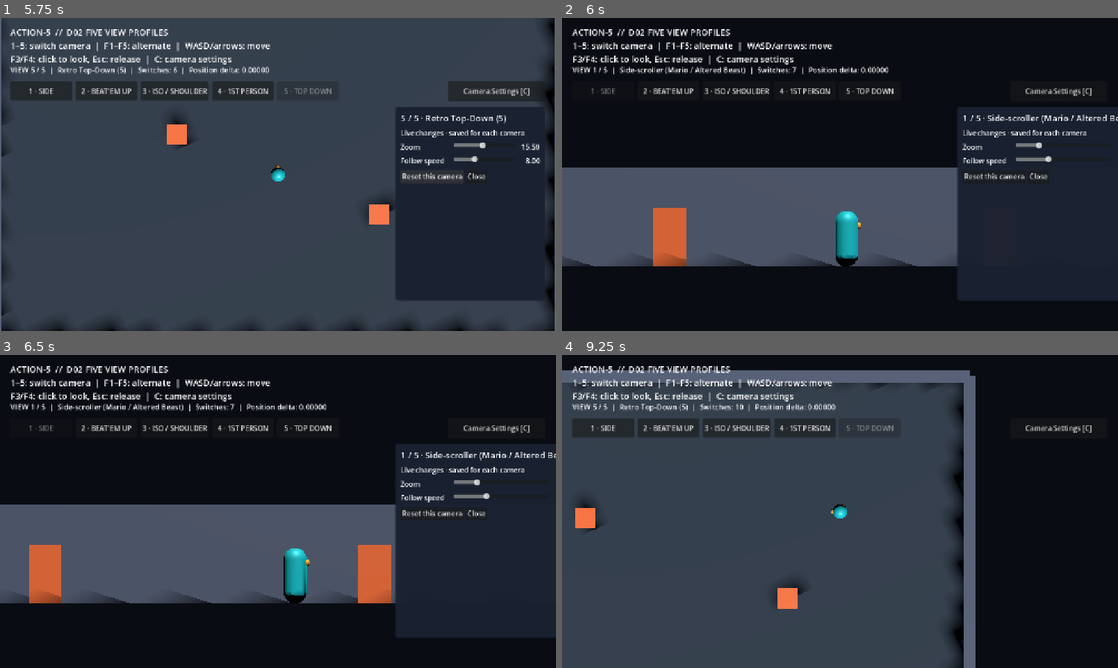
Above: before the commit, frames 1-4 (two rows, left to right).
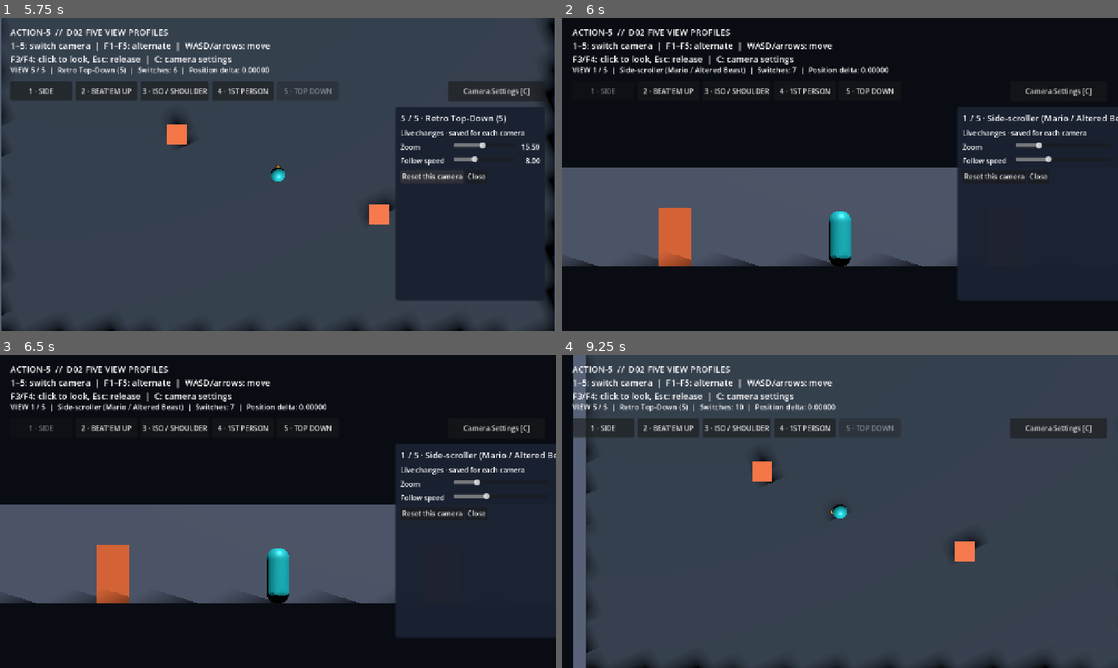
Above: after the commit, the same moments.

Repository: bravado/ACTION-5
Game: Godot game, scene res://demo/main.tscn
Two runs of this game, one before a commit and one after it. Both use one fixed random seed, a clock stepped at 60 frames per second and the inputs below.
Inputs (mouse positions are in pixels of both pictures, inside the frame that each line leads up to):
- Up to frame 1 (5.75 s): click "1 · SIDE" at 0.5 s; click "2 · BEAT'EM UP" at 1.25 s; click "3 · ISO / SHOULDER" at 2 s; click "4 · 1ST PERSON" at 2.75 s; click "5 · TOP DOWN" at 3.5 s; click "Camera Settings [C]" at 4.25 s; click "Reset this camera" at 5 s
- Up to frame 2 (6 s): move the mouse to (962, 158) at 5.77 s; hold D from 5.78 s (still down); tap 1 (view_1) at 5.85 s; click (962, 158) at 5.92 s
- Up to frame 3 (6.5 s): keep holding D
- Up to frame 4 (9.25 s): move the mouse to (728, 527) at 6.52 s; release D at 6.53 s; hold S 6.53-7.28 s; tap one key every 0.75 s from 6.6 s: 3 (view_3) 4 (view_4) 5 (view_5) C; move the mouse to (895, 442) at 7.27 s; hold D 7.28-8.03 s; move the mouse to (812, 574) at 8.02 s; hold W 8.03-8.78 s; click (812, 574) at 8.17 s; move the mouse to (1006, 558) at 8.77 s; hold A from 8.78 s (still down)

Frame 1 is identical in both runs. In frame 2, 1.1% of the frame differs, in the area x 1-65%, y 60-80%; in frame 3, 4.6%; in frame 4, 39%, in the area x 0-100%, y 0-100%.

Commit message:
fix(d02): suppress demo movement while camera UI is open or window lacks focus

Diff:
--- a/demo/main.gd
+++ b/demo/main.gd
@@ -13,6 +13,8 @@
 @onready var _camera_settings: PanelContainer = $Hud/CameraSettings
 @onready var _settings_toggle: Button = $Hud/SettingsToggle
 
+var _has_window_focus: bool = true
+
 
 func _ready() -> void:
     _views.view_changed.connect(_on_view_changed)
@@ -24,6 +26,11 @@
 
 
 func _process(_delta: float) -> void:
+    # Do not keep moving if the browser/window loses focus, or allow controls
+    # in a camera-settings dialog to drive the world-space actor.
+    if not _has_window_focus or _camera_settings.visible:
+        _player.call("set_move_intent", Vector2.ZERO)
+        return
     var x := float(Input.is_key_pressed(KEY_D) or Input.is_key_pressed(KEY_RIGHT))
     x -= float(Input.is_key_pressed(KEY_A) or Input.is_key_pressed(KEY_LEFT))
     var z := float(Input.is_key_pressed(KEY_S) or Input.is_key_pressed(KEY_DOWN))
@@ -48,12 +55,21 @@
         # Vertical overhead view must use screen-up; camera forward projects to zero.
         forward = Vector3(camera_basis.y.x, 0.0, camera_basis.y.z).normalized()
     else:
-        # Third/first person use camera heading, even at level pitch.
+        # First-person uses camera heading, even at level pitch.
         forward = Vector3(-camera_basis.z.x, 0.0, -camera_basis.z.z).normalized()
     var world_move: Vector3 = right * axes.x - forward * axes.y
     if world_move.length_squared() > 1.0:
         world_move = world_move.normalized()
     return Vector2(world_move.x, world_move.z)
+
+
+func _notification(what: int) -> void:
+    if what == NOTIFICATION_WM_WINDOW_FOCUS_OUT:
+        _has_window_focus = false
+        if is_instance_valid(_player):
+            _player.call("set_move_intent", Vector2.ZERO)
+    elif what == NOTIFICATION_WM_WINDOW_FOCUS_IN:
+        _has_window_focus = true
 
 
 func _on_mode_button_pressed(index: int) -> void:
